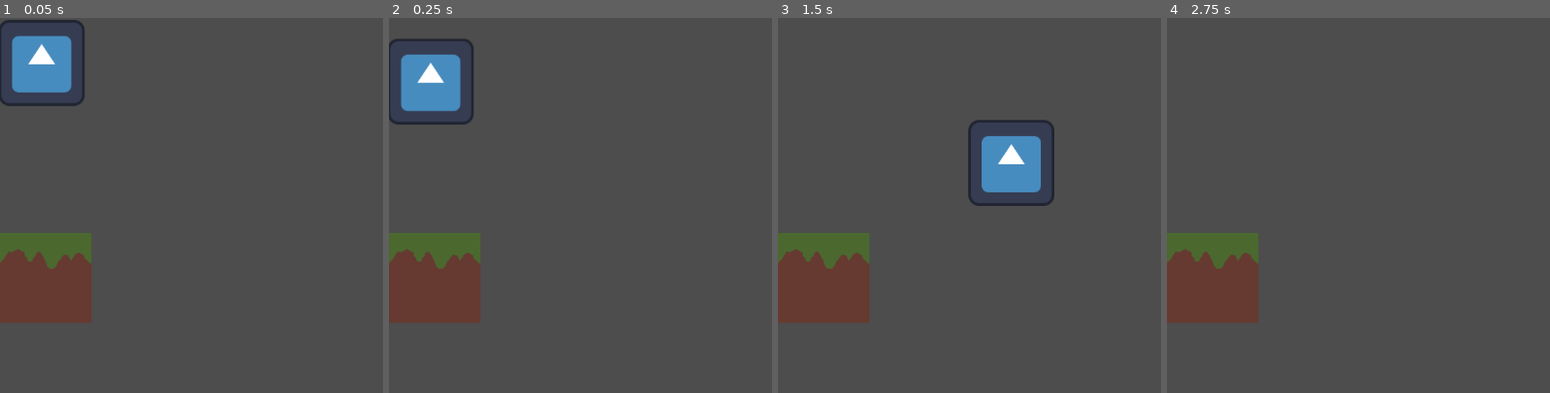
Above: before the commit, frames 1-4 (left to right).
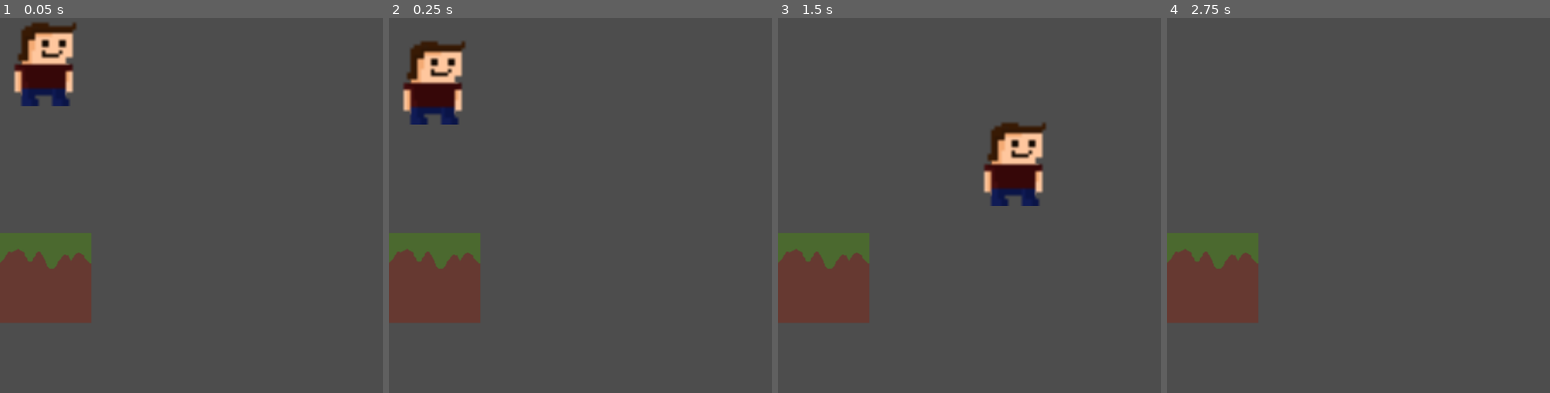
Above: after the commit, the same moments.

Repository: TreFaglarFilm/Spel-med-Wilmer
Game: Godot game, scene res://node_2d.tscn
Same seed, same stepped clock (60 frames per second), same inputs: the game is played once before the commit and once after it. The engine's default icon, where the game draws it, is replaced by a stand-in: a white triangle on a blue panel in a dark square.
Inputs:
- Up to frame 1 (0.05 s): no input
- Up to frame 2 (0.25 s): no input
- Up to frame 3 (1.5 s): tap Enter (ui_accept) at 0.5, 0.77 s; hold Right (ui_right) from 0.53 s (still down)
- Up to frame 4 (2.75 s): tap Enter (ui_accept) at 1.52 s; release Right (ui_right) at 2.03 s; hold Left (ui_left) from 2.03 s (still down)

The runs differ from the first frame. In frame 1, 3.7% of the frame differs, in the area x 0-23%, y 0-24%; in frame 2, 3.7%; in frame 3, 3.7%, in the area x 49-73%, y 27-51%; in frame 4, nothing differs.

Commit message:
Update node_2d.tscn

Diff:
--- a/spel/spelmedfåglarna!/node_2d.tscn
+++ b/spel/spelmedfåglarna!/node_2d.tscn
@@ -1,7 +1,7 @@
 [gd_scene load_steps=7 format=3 uid="uid://bw38lsxfautvt"]
 
 [ext_resource type="Script" uid="uid://bt72j3rqspp28" path="res://Kod/character move,emt.gd" id="1_0e48y"]
-[ext_resource type="Texture2D" uid="uid://b2x748n13pw8t" path="res://Sprites/icon.svg" id="2_epypp"]
+[ext_resource type="Texture2D" uid="uid://ygjqsxq17tof" path="res://Sprites/charecter.png" id="2_epypp"]
 [ext_resource type="Texture2D" uid="uid://b4rqya2wilvi4" path="res://Sprites/jord1.png" id="3_epypp"]
 
 [sub_resource type="RectangleShape2D" id="RectangleShape2D_0hol4"]
@@ -22,8 +22,9 @@
 position = Vector2(64.5, 65)
 shape = SubResource("RectangleShape2D_0hol4")
 
-[node name="Icon" type="Sprite2D" parent="CharacterBody2D"]
-position = Vector2(62, 66)
+[node name="Sprite2D" type="Sprite2D" parent="CharacterBody2D"]
+position = Vector2(64.625, 65.625)
+scale = Vector2(5.07, 5.15)
 texture = ExtResource("2_epypp")
 
 [node name="StaticBody2D" type="StaticBody2D" parent="."]
@@ -38,7 +39,8 @@
 texture = ExtResource("3_epypp")
 
 [node name="StaticBody2D2" type="StaticBody2D" parent="."]
+position = Vector2(-29, 5)
 
 [node name="CollisionShape2D" type="CollisionShape2D" parent="StaticBody2D2"]
-position = Vector2(-36.75, 251)
+position = Vector2(-7, 252)
 shape = SubResource("RectangleShape2D_epypp")
